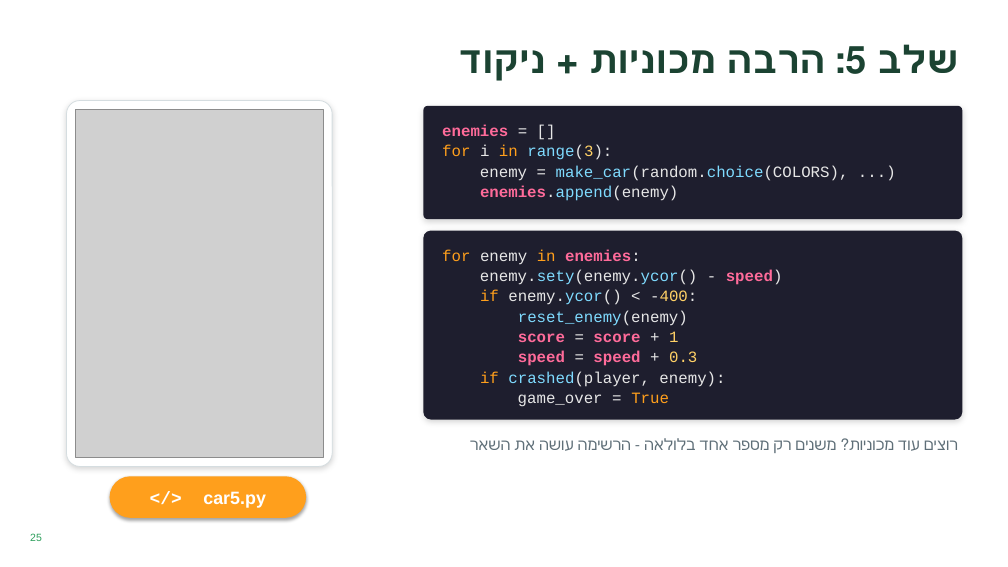
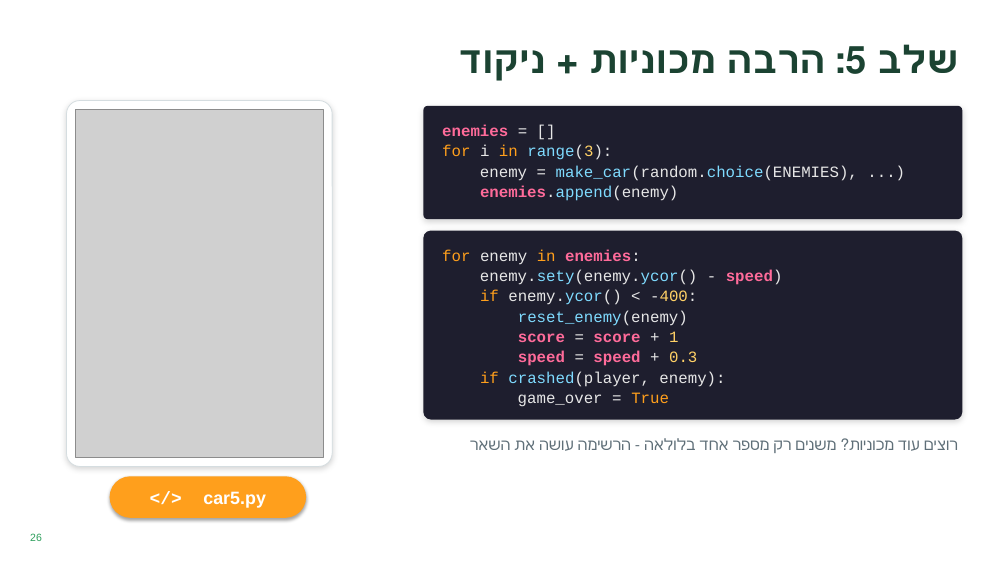
Before and after one commit to zurkin1/python, a slide deck: slide 28 of lesson3 car race/שיעור מרוץ המכוניות.pptx (slide 25 before the commit). Drawn at 1008x567 pixels with LibreOffice and Linux fonts; fonts in the diff are those of the drawing; grey boxes stand for pictures. Boxes give left, top, right and bottom in pixels: in the first picture for what was removed or moved away, otherwise in the second. Text is boxed around its words. In the diff, an @@ line names an element or a change of style, - is before the commit and + after.

```diff
--- a/lesson3 car race/שיעור מרוץ המכוניות.pptx
+++ b/lesson3 car race/שיעור מרוץ המכוניות.pptx
@@ text at [480,165,858,181]: text changed @@
-enemy = make_car(random.choice(COLORS), ...)
+enemy = make_car(random.choice(ENEMIES), ...)
```
Also in this commit, not shown: 17 other slides changed, 3 slides added, 11 other files.
